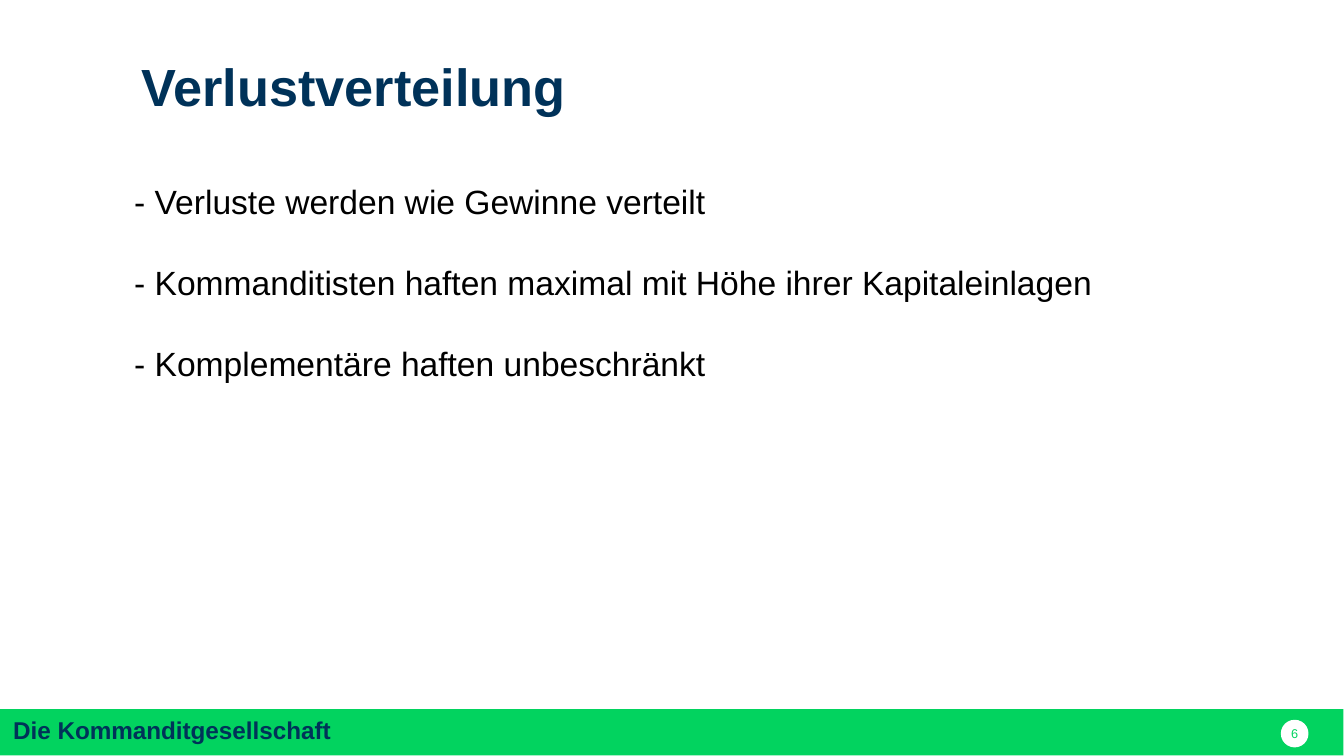
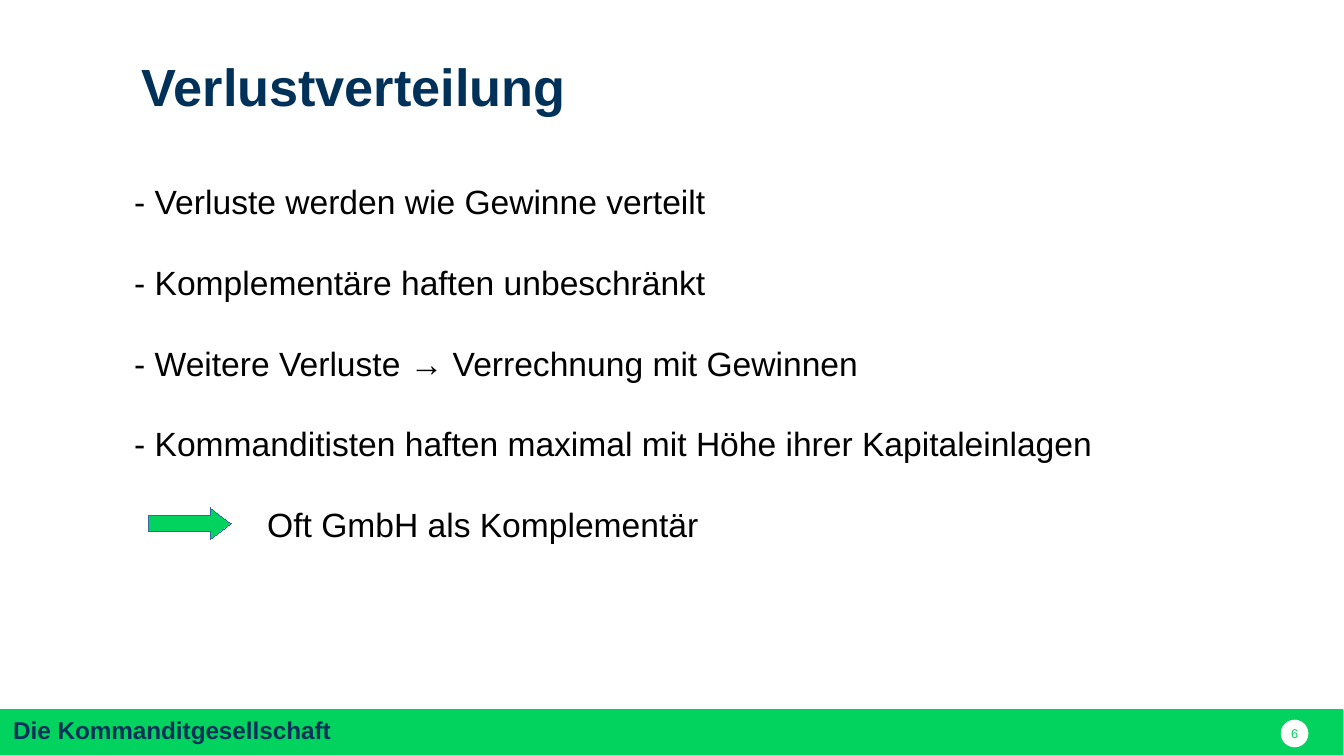
Before and after one commit to nodeg/exercises, a slide deck: slide 6 of Referat_BWP_KG_dom.pptx. Drawn at 1344x756 pixels with LibreOffice and Linux fonts; fonts in the diff are those of the drawing. Boxes give left, top, right and bottom in pixels: in the first picture for what was removed or moved away, otherwise in the second. Text is boxed around its words. In the diff, an @@ line names an element or a change of style, - is before the commit and + after.

```diff
--- a/Referat_BWP_KG_dom.pptx
+++ b/Referat_BWP_KG_dom.pptx
@@ text at (155, 270, 858, 382): paragraphs added @@
+- Komplementäre haften unbeschränkt
+- Weitere Verluste → Verrechnung mit Gewinnen
@@ text at (155, 351, 706, 382): paragraph removed @@
-- Komplementäre haften unbeschränkt
@@ freeform shape added at (148, 508, 231, 540), fill #02D35F, outline #3465A4 0.75 pt @@
@@ text added at (267, 512, 698, 543), 18 pt, text #000000 @@
+Oft GmbH als Komplementär
```
Also in this commit, not shown: 5 other slides changed.
